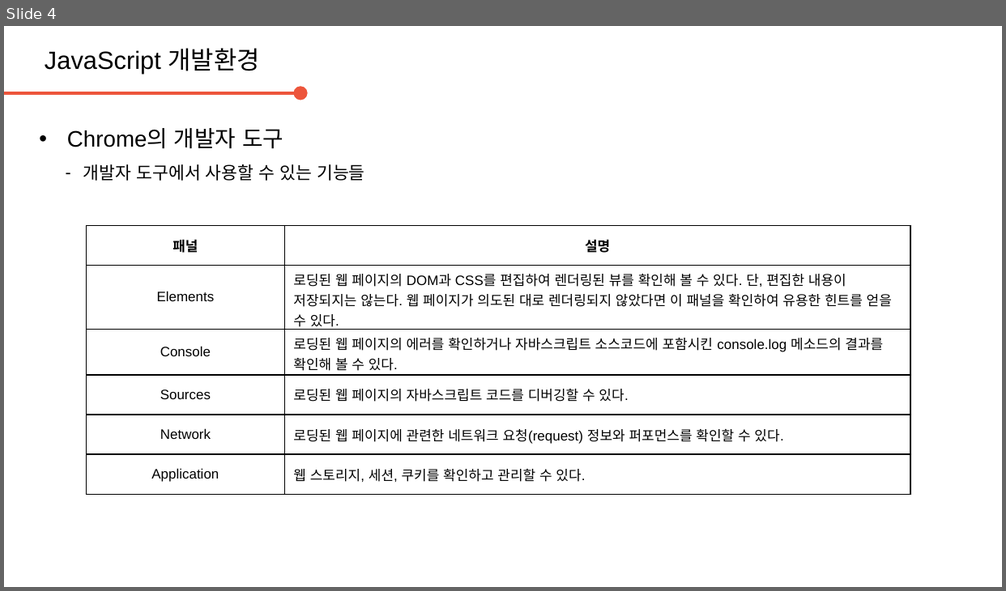
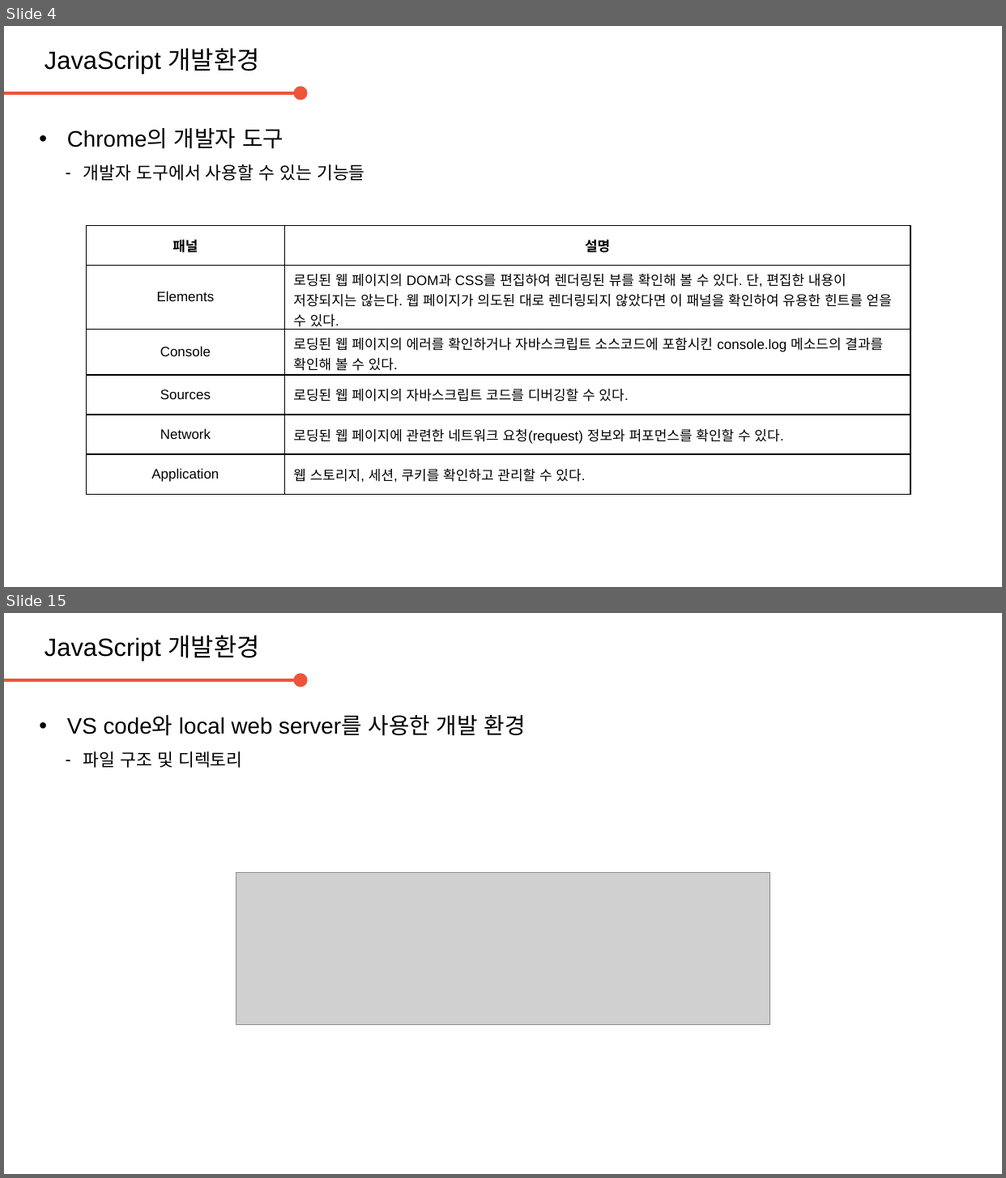
Before and after one commit to daegukdo/GCWM, a slide deck: 30/200727_JavaScript_DevEnv.pptx. Shown one above the other, each under a label of ours: slide 4 before the commit, slides 4 and 15 after it; the slides between them are not shown. The pictures are 1006x591 and 1006x1178 pixels, drawn with LibreOffice and Linux fonts; fonts in the diff are those of the drawing; grey boxes stand for pictures; background and template pictures are left out. Boxes give left, top, right and bottom in pixels: in the first picture for what was removed or moved away, otherwise in the second. Text is boxed around its words. In the diff, an @@ line names an element or a change of style, - is before the commit and + after.

Commit message:
get coding with me  - edit JavaScript resource (dev. env. setup)

```diff
--- a/30/200727_JavaScript_DevEnv.pptx
+++ b/30/200727_JavaScript_DevEnv.pptx
@@ slide 15 added at (4, 613, 1002, 1174), background #FFFFFF @@
@@ text added at (44, 635, 260, 660), 20 pt, text #000000 @@
+JavaScript 개발환경
@@ arrow added from (4, 680) to (300, 680), #ED553B 2.25 pt @@
@@ text added at (67, 715, 526, 768), 18 pt, text #000000 @@
+• VS code와 local web server를 사용한 개발 환경
+  – 파일 구조 및 디렉토리
@@ picture added at (236, 872, 770, 1025) @@
```
Also in this commit, not shown: 16 other slides added.
